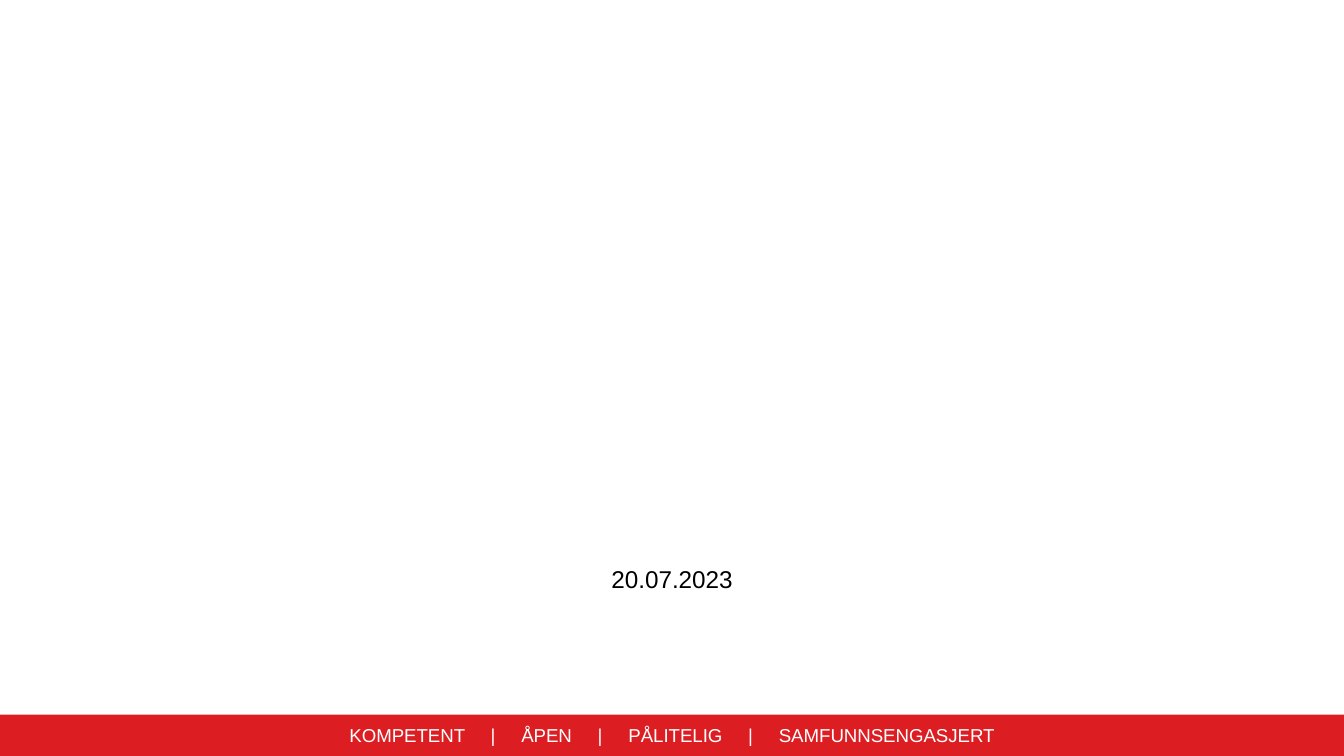
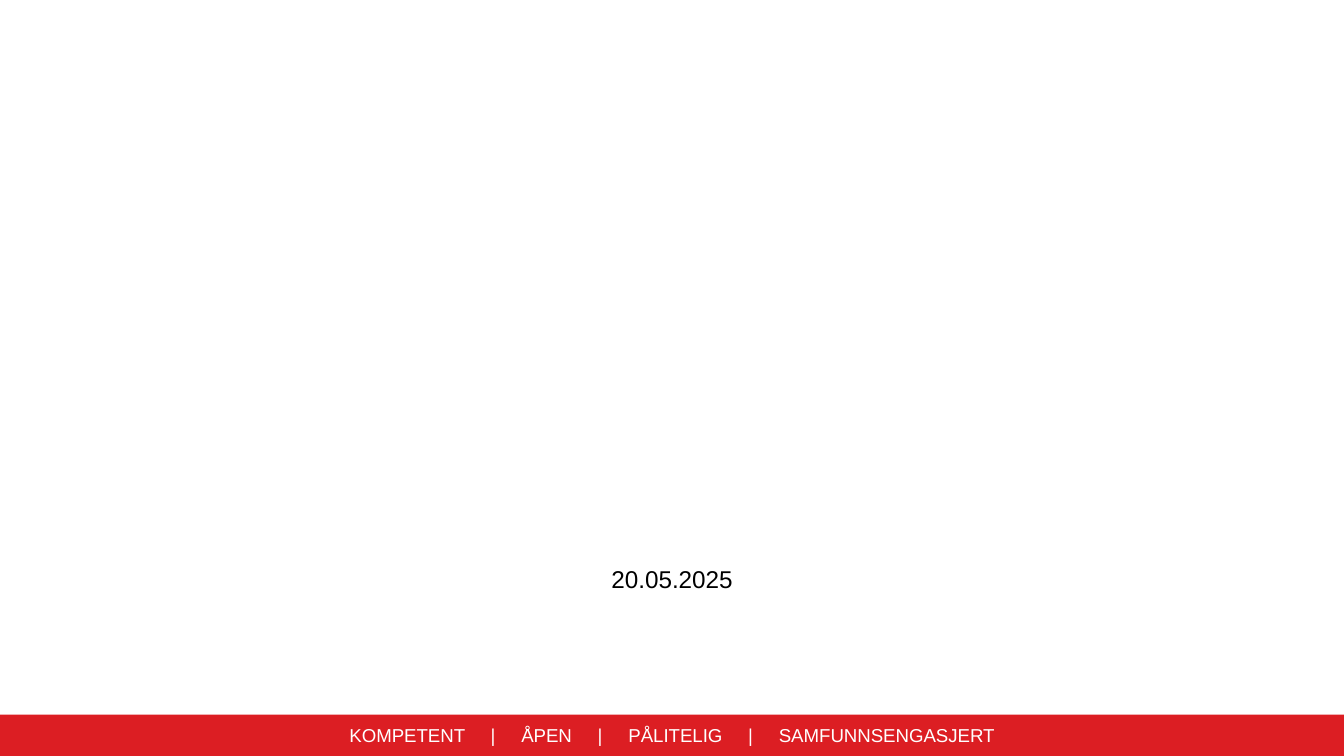
Before and after one commit to bergenkommune/logoer, a slide deck: slide 1 of PP_MAL_NORSK.pptx. Drawn at 1344x756 pixels with LibreOffice and Linux fonts; fonts in the diff are those of the drawing; background and template pictures are left out. Boxes give left, top, right and bottom in pixels: in the first picture for what was removed or moved away, otherwise in the second. Text is boxed around its words. In the diff, an @@ line names an element or a change of style, - is before the commit and + after.

```diff
--- a/PP_MAL_NORSK.pptx
+++ b/PP_MAL_NORSK.pptx
@@ text at box(611, 571, 732, 589): text changed @@
-20.07.2023
+20.05.2025
```
Also in this commit, not shown: 1 other slide changed, 6 slides added, 3 slides removed, 1 other file.
